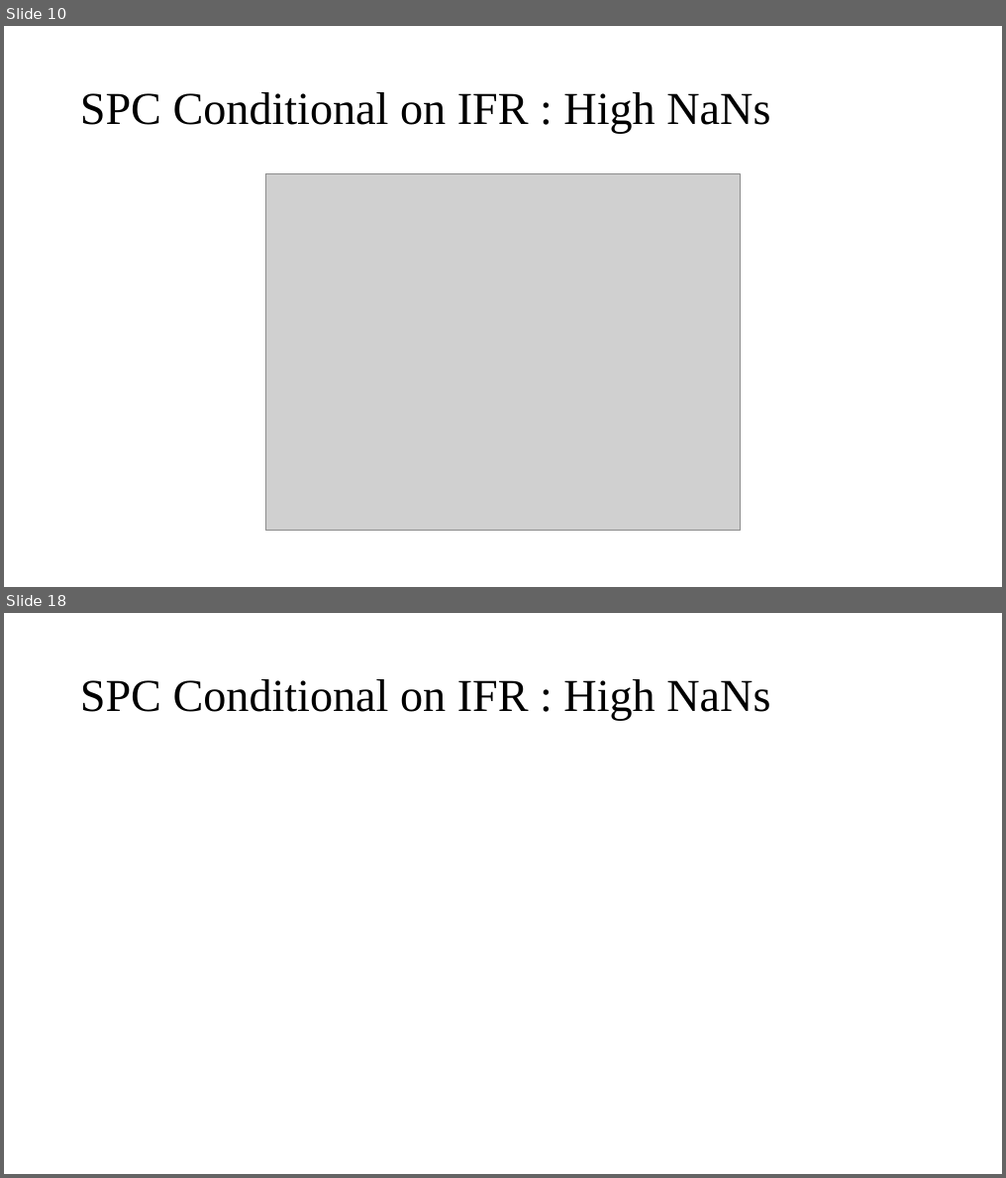
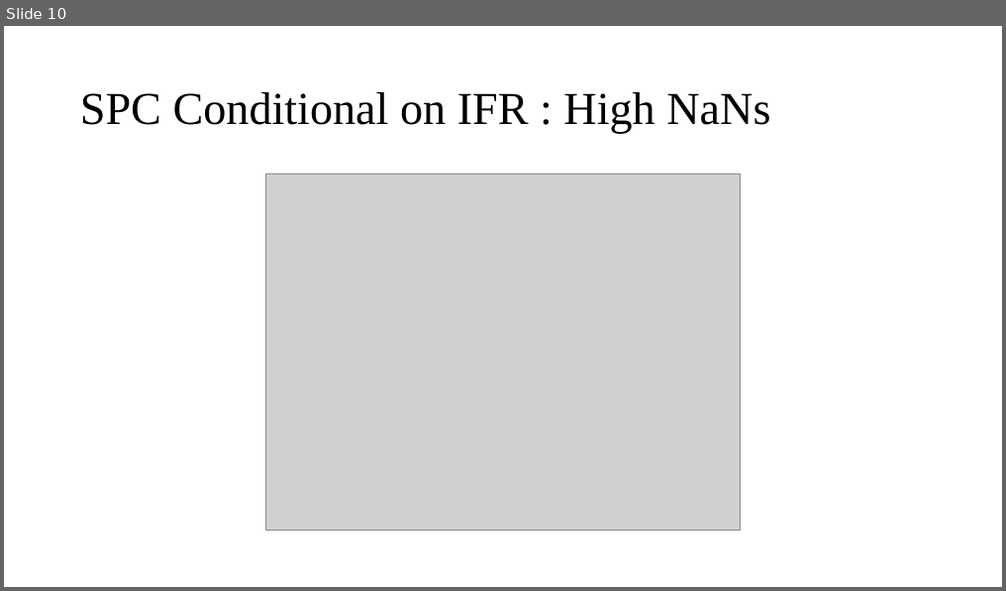
Before and after one commit to rawilder95/FYP-new, a slide deck: SPC by NaNs 08112021.pptx. Shown one above the other, each under a label of ours: slides 10 and 18 before the commit, slide 10 after it; the slides between them are not shown. The pictures are 1006x1178 and 1006x591 pixels, drawn with LibreOffice and Linux fonts; fonts in the diff are those of the drawing; grey boxes stand for pictures. Boxes give left, top, right and bottom in pixels: in the first picture for what was removed or moved away, otherwise in the second. Text is boxed around its words. In the diff, an @@ line names an element or a change of style, - is before the commit and + after.

```diff
--- a/SPC by NaNs 08112021.pptx
+++ b/SPC by NaNs 08112021.pptx
@@ slide 18 removed at [4, 613, 1002, 1174], background #FFFFFF @@
@@ title removed at [80, 679, 770, 721] @@
-SPC Conditional on IFR : High NaNs
```
Also in this commit, not shown: 3 slides changed, 3 slides added, 12 other files.
